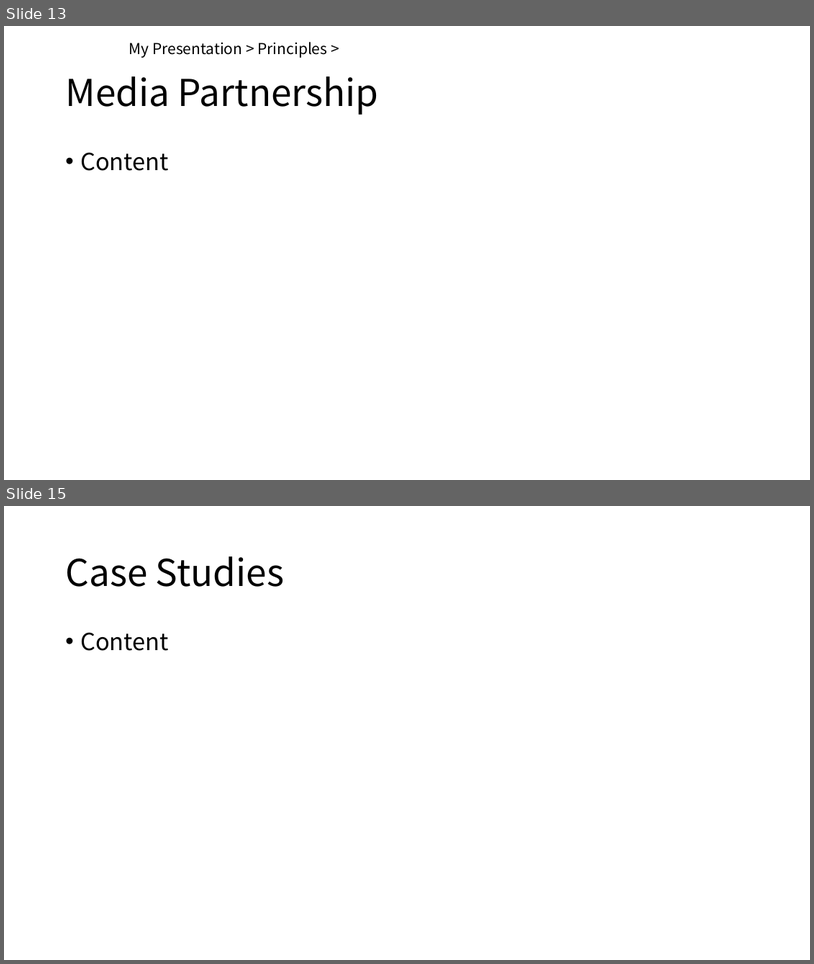
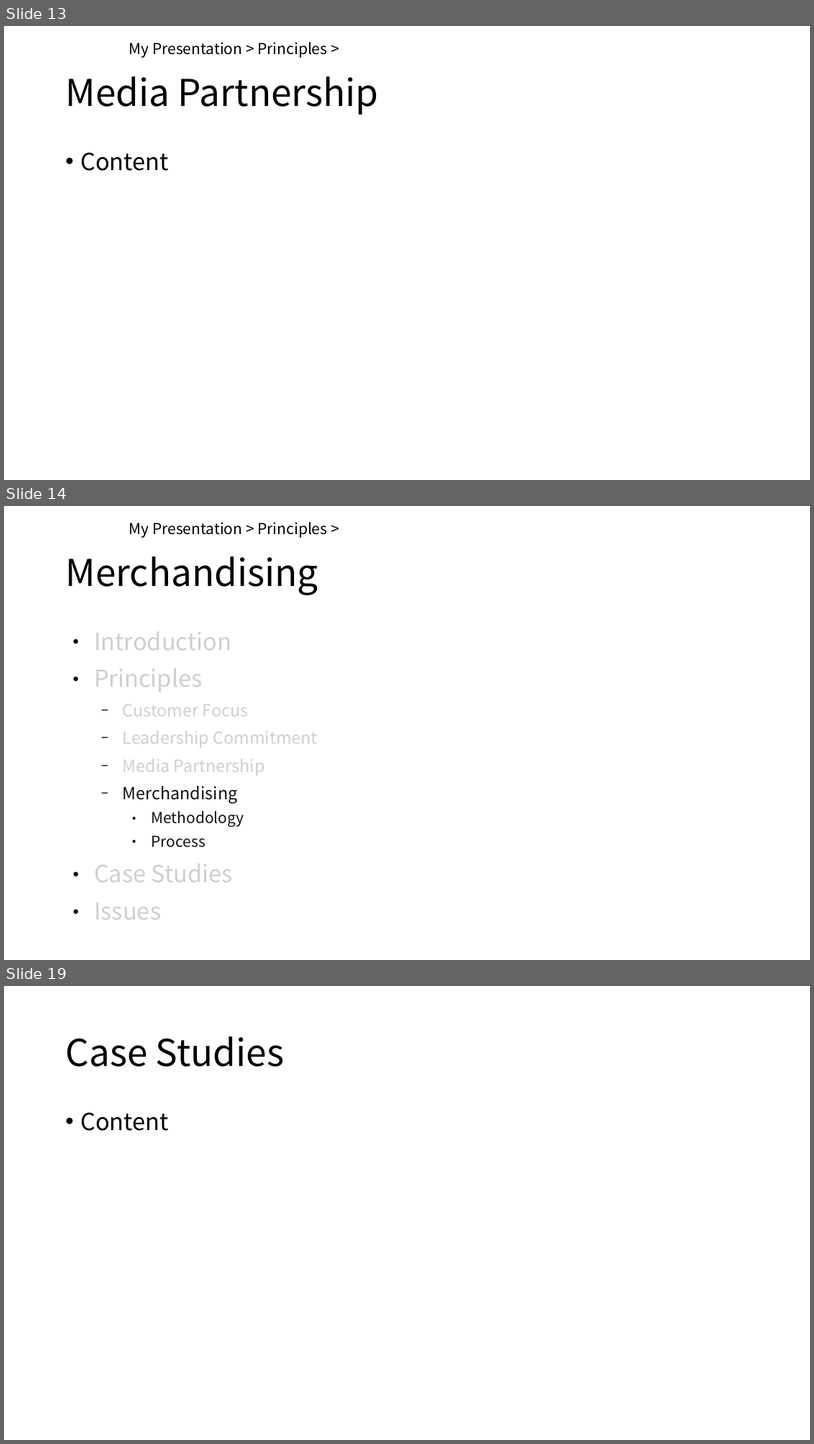
Before and after one commit to shunf4/presentation-auto-breadcrumbs, a slide deck: breadcrumbs_demo.odp. Shown one above the other, each under a label of ours: slides 13 and 15 before the commit, slides 13, 14 and 19 after it; the slides between them are not shown. The pictures are 814x964 and 814x1444 pixels, drawn with LibreOffice and Linux fonts; fonts in the diff are those of the drawing. Boxes give left, top, right and bottom in pixels: in the first picture for what was removed or moved away, otherwise in the second. Text is boxed around its words. In the diff, an @@ line names an element or a change of style, - is before the commit and + after.

```diff
--- a/breadcrumbs_demo.odp
+++ b/breadcrumbs_demo.odp
@@ slide 14 added at (4, 506, 810, 960), background #FFFFFF @@
@@ text added at (129, 522, 328, 538), 18 pt, text #000000 @@
+My Presentation > Principles >
@@ title added at (65, 556, 318, 595), 44 pt, text #000000 @@
+Merchandising
@@ text added at (94, 631, 318, 919), 20 pt, text #CFCFCF @@
+● Introduction
+● Principles
+  − Customer Focus
+  − Leadership Commitment
+  − Media Partnership
+  − Merchandising
+    ● Methodology
+    ● Process
+● Case Studies
+● Issues
@@ what was slide 15 is now slide 19 @@
```
Also in this commit, not shown: 4 slides changed, 3 other slides added, 1 other file.
